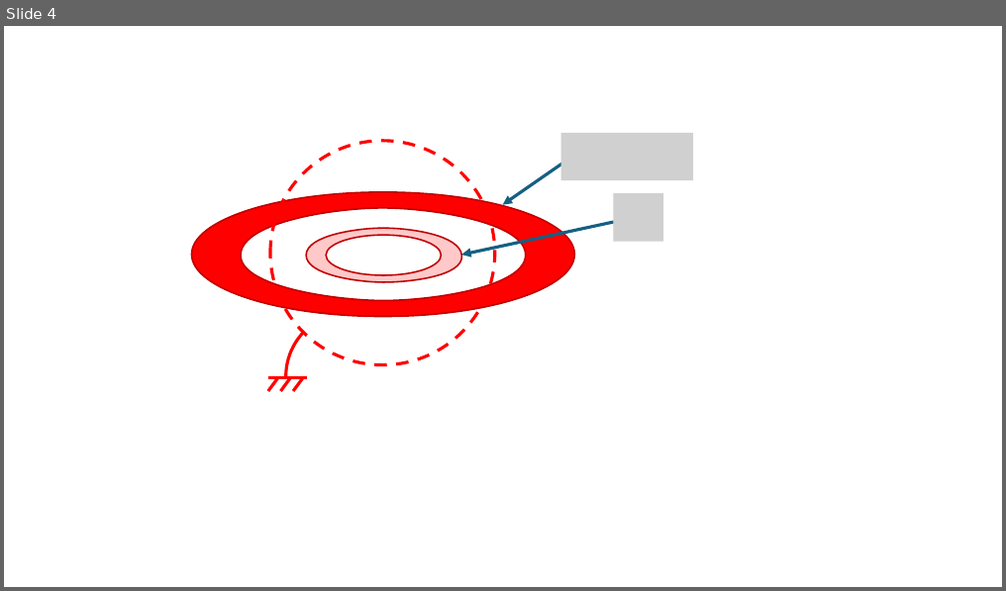
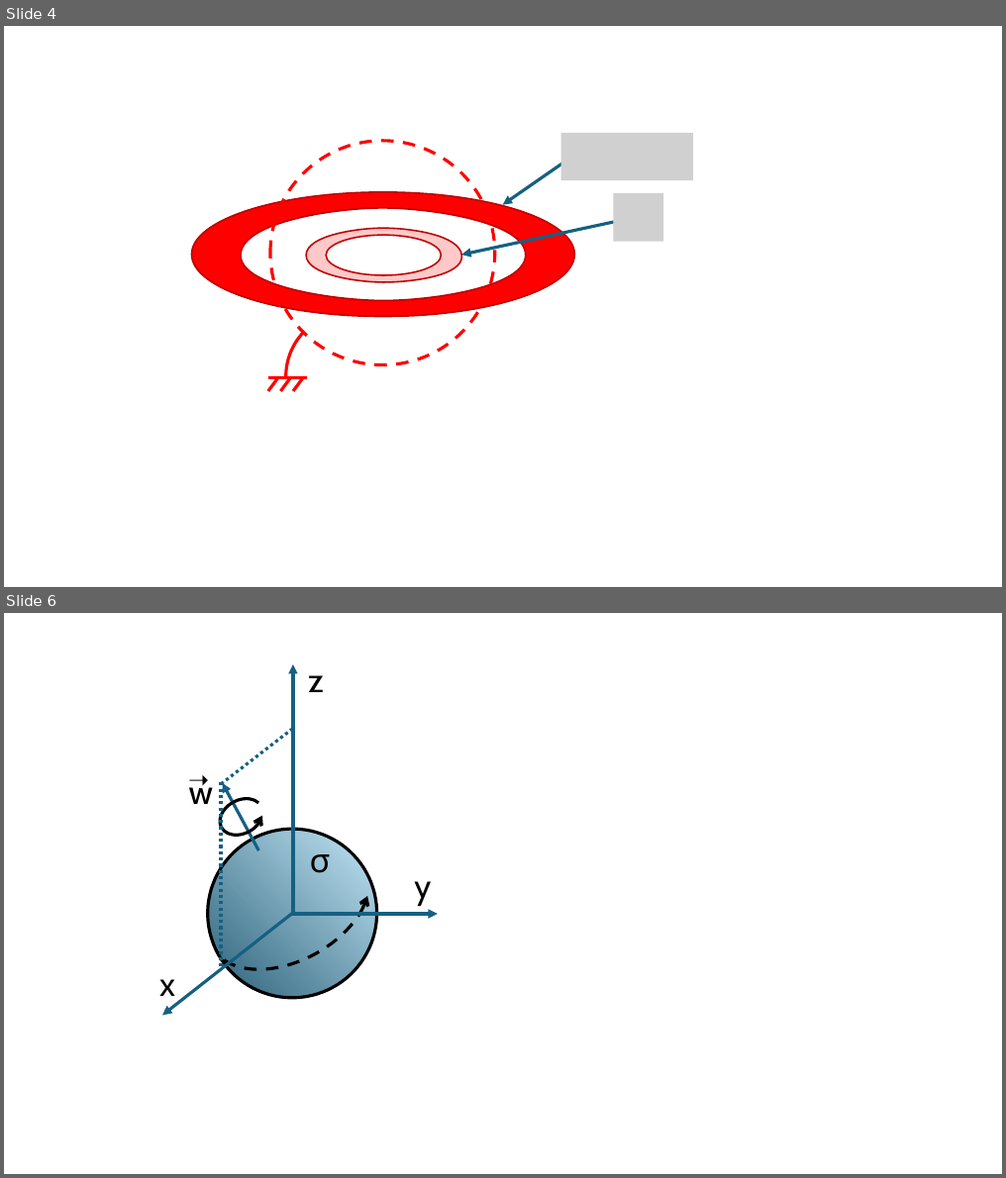
Before and after one commit to GuillermoRegodon/jupyter-em1fisuco-problemas, a slide deck: images/Images.pptx. Shown one above the other, each under a label of ours: slide 4 before the commit, slides 4 and 6 after it; the slides between them are not shown. The pictures are 1006x591 and 1006x1178 pixels, drawn with LibreOffice and Linux fonts; fonts in the diff are those of the drawing; grey boxes stand for pictures. Boxes give left, top, right and bottom in pixels: in the first picture for what was removed or moved away, otherwise in the second. Text is boxed around its words. In the diff, an @@ line names an element or a change of style, - is before the commit and + after.

```diff
--- a/images/Images.pptx
+++ b/images/Images.pptx
@@ slide 6 added at [4, 613, 1002, 1174], background #FFFFFF @@
@@ arrow added from (293, 913) to (293, 664), #156082 3 pt @@
@@ text added at [308, 675, 324, 692], 32 pt, text #000000 @@
+z
@@ line added from (293, 729) to (220, 785), #156082 3 pt dashed @@
@@ text added at [180, 760, 221, 797], 24 pt, text #000000 @@
+➝
@@ text added at [189, 776, 213, 804], 32 pt, text #000000 @@
+w
@@ line added from (221, 783) to (221, 967), #156082 3 pt dashed @@
@@ arrow added from (258, 851) to (223, 783), #156082 3 pt @@
@@ ellipse added at [177, 799, 407, 1029], fill gradient #C1E5F5 to #104862, outline #000000 3 pt @@
@@ arc (boxed as its full ellipse) added at [186, 816, 392, 996], outline #000000 3 pt dashed @@
@@ arc (boxed as its full ellipse) added at [214, 791, 269, 843], outline #000000 3 pt @@
@@ text added at [310, 855, 331, 873], 32 pt, text #000000 @@
+σ
@@ text added at [414, 881, 431, 906], 32 pt, text #000000 @@
+y
@@ arrow added from (294, 912) to (162, 1016), #156082 3 pt @@
@@ arrow added from (291, 914) to (438, 914), #156082 3 pt @@
@@ text added at [159, 979, 175, 1004], 32 pt, text #000000 @@
+x
```
Also in this commit, not shown: 2 other slides added, 26 other files.
